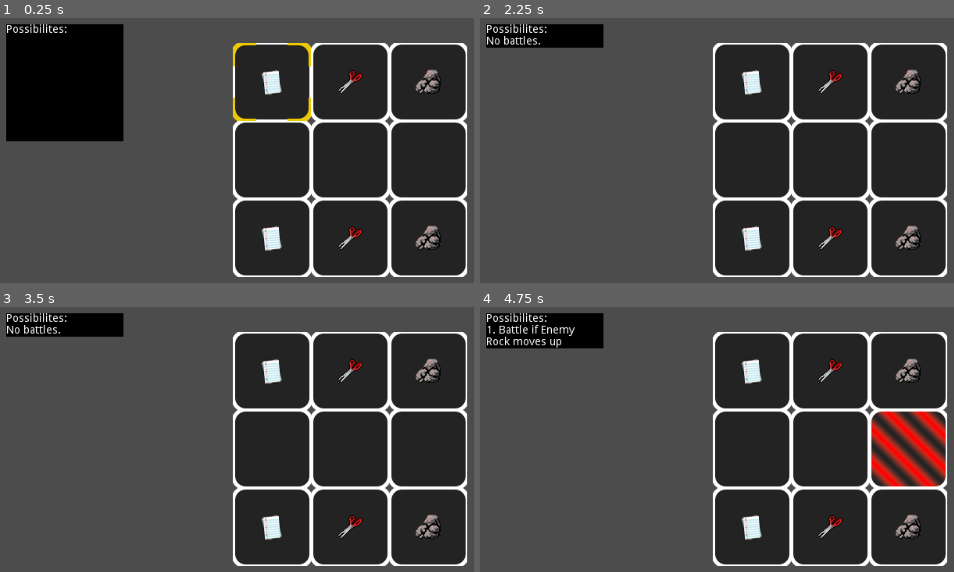
Above: before the commit, frames 1-4 (two rows, left to right).
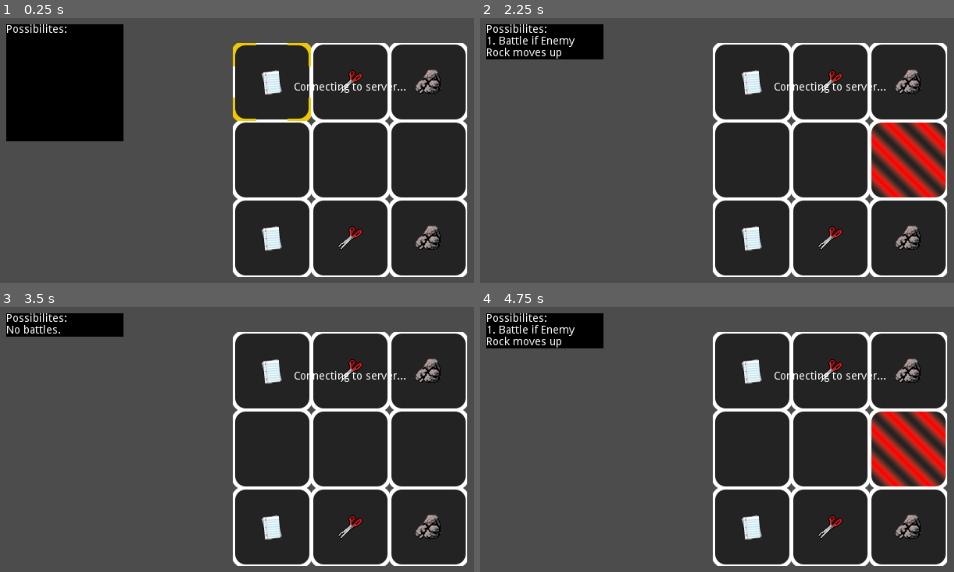
Above: after the commit, the same moments.

Repository: AttacktoWin/cmput-399
Game: Godot game, scene res://Scenes/State.tscn
Same seed, same stepped clock (60 frames per second), same inputs: the game is played once before the commit and once after it.
Inputs (mouse positions are in pixels of both pictures, inside the frame that each line leads up to):
- Up to frame 1 (0.25 s): no input
- Up to frame 2 (2.25 s): move the mouse to (750, 81) at 0.52 s; hold D (right) 0.53-1.28 s; hold Space (accept) 0.53-1.28 s; tap Enter at 1.25 s; move the mouse to (830, 81) at 1.27 s; hold S (down) 1.28-2.03 s; tap Space (accept) at 1.35, 2 s; move the mouse to (906, 81) at 2.02 s; hold D (right) from 2.03 s (still down); hold Space (accept) from 2.03 s (still down)
- Up to frame 3 (3.5 s): move the mouse to (270, 447) at 2.77 s; release D (right) at 2.78 s; release Space (accept) at 2.78 s; hold W (up) from 2.78 s (still down); tap Space (accept) at 2.85 s
- Up to frame 4 (4.75 s): tap Space (accept) at 3.5, 4.35 s; move the mouse to (830, 447) at 3.52 s; release W (up) at 3.53 s; hold Space (accept) 3.53-4.28 s; hold A (left) from 3.53 s (still down); move the mouse to (906, 447) at 4.27 s

The runs differ from the first frame. In frame 1, 0.3% of the frame differs, in the area x 62-86%, y 24-29%; in frame 2, 5.3%, in the area x 1-99%, y 6-68%; in frame 3, 0.3%; in frame 4, 0.3%.

Commit message:
Initial loading screen implementation (not finished)

Diff:
--- a/Scenes/State.tscn
+++ b/Scenes/State.tscn
@@ -55,3 +55,12 @@
 current = true
 
 [node name="Units" type="Node" parent="."]
+
+[node name="ConnectingText" type="RichTextLabel" parent="."]
+margin_left = -411.0
+margin_right = 612.0
+margin_bottom = 18.0
+bbcode_enabled = true
+bbcode_text = "[center]Connecting to server...[/center]"
+text = "Connecting to server..."
+fit_content_height = true
--- a/Scripts/Client.gd
+++ b/Scripts/Client.gd
@@ -2,6 +2,7 @@
 extends Node
 
 signal packet_data(enemy_unit, player_unit)
+signal client_connected
 
 export var websocket_url := "ws://localhost:5015"
 
@@ -27,6 +28,7 @@
 
 func _socket_connected(proto = ""):
 	print("Connected with protocol: ", proto)
+	emit_signal("client_connected")
 
 func _on_data():
 	var data = _client.get_peer(1).get_packet().get_string_from_utf8()
--- a/Scripts/State.gd
+++ b/Scripts/State.gd
@@ -17,7 +17,7 @@
 
 onready var _client := $Client
 
-enum phase_enum { select_unit, select_cell, movement, resolve }
+enum phase_enum { connecting, select_unit, select_cell, movement, resolve }
 export(phase_enum) var current_phase = phase_enum.select_unit
 
 onready var selector = $Selector
@@ -34,6 +34,7 @@
 			child.connect("cell_hovered", self, "_on_cell_hovered")
 			selector.connect("cell_hovered", child, "_on_cell_hovered")
 	self._client.connect("packet_data", self, "_update_state_from_packet")
+	self._client.connect("client_connected", self, "_on_client_connected")
 	connect("possibilities_changed", self.panel, "_on_possibilities_changed")
 
 func _input(event):
@@ -72,6 +73,9 @@
 			phase_enum.select_cell:
 				self.selected_unit = null
 				self.current_phase = phase_enum.select_unit
+
+func _on_client_connected():
+	self.current_phase = phase_enum.select_unit
 
 func _set_selected_unit(new_unit: Unit):
 	selected_unit = new_unit
Not shown, changed: Server/websocket.py
